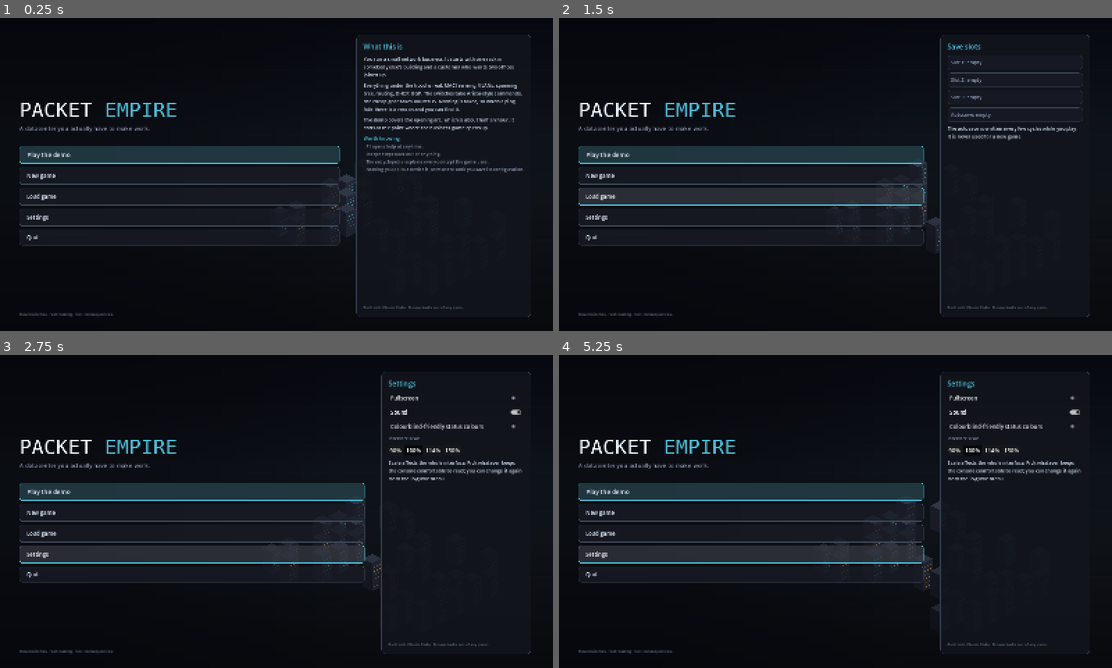
Above: before the commit, frames 1-4 (two rows, left to right).
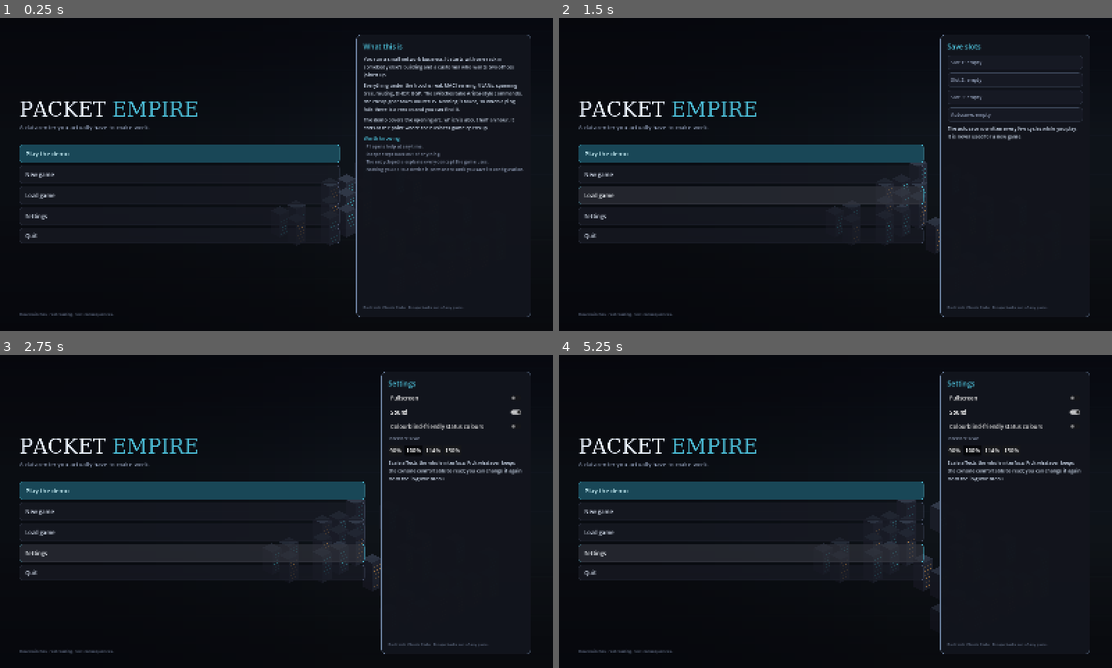
Above: after the commit, the same moments.

Repository: alukacs03/packet-empire
Game: Godot game, scene res://scenes/main.tscn
Two runs of this game, one before a commit and one after it. Both use one fixed random seed, a clock stepped at 60 frames per second and the inputs below.
Inputs:
- Up to frame 1 (0.25 s): no input
- Up to frame 2 (1.5 s): click "Load game" at 0.5 s; click "Load game" at 1.25 s
- Up to frame 3 (2.75 s): click "Settings" at 2 s
- Up to frame 4 (5.25 s): click "Play the demo" at 2.75 s; click "Play the demo" at 3.5 s; click "New game" at 4.25 s; click "Settings" at 5 s

The runs differ from the first frame. In frame 1, 3.3% of the frame differs, in the area x 3-96%, y 5-96%; in frame 2, 3.6%; in frame 3, 3.6%; in frame 4, 3.6%.

Commit message:
Add shared UI style foundation (#207)

Diff:
--- a/scripts/test_sim.gd
+++ b/scripts/test_sim.gd
@@ -73,6 +73,27 @@
 	print("---- ui smoke ----")
 	var ui := UILayer.new()
 	world.add_child(ui)
+	# shared UI foundation: every reusable button state exists and keyboard
+	# focus is visible rather than being the old transparent outline.
+	var foundation_button := Button.new()
+	UIW.style_button(foundation_button, "primary")
+	for visual_state in ["normal", "hover", "pressed", "focus", "disabled"]:
+		check(foundation_button.has_theme_stylebox_override(visual_state),
+			"ui foundation: buttons define the %s state" % visual_state)
+	var focus_box := foundation_button.get_theme_stylebox("focus") as StyleBoxFlat
+	check(focus_box != null and focus_box.border_color.a > 0.0,
+		"ui foundation: keyboard focus has a visible outline")
+	var empty_state := UIW.make_empty_state("Nothing needs attention.")
+	check(empty_state.autowrap_mode == TextServer.AUTOWRAP_WORD_SMART \
+		and empty_state.get_theme_font_size("font_size") == UIW.type_size("small"),
+		"ui foundation: empty states use shared wrapping and type tokens")
+	var shared_theme := UIW.make_theme()
+	check(shared_theme.has_stylebox("panel", "TooltipPanel") \
+		and shared_theme.has_stylebox("focus", "LineEdit"),
+		"ui foundation: tooltips and text inputs consume the shared theme")
+	foundation_button.free()
+	empty_state.free()
+	shared_theme = null
 	var r: Net.Rack = Game.racks[0]
 	var dev: Net.NDevice = null
 	for d in Game.all_devices():
--- a/scripts/title.gd
+++ b/scripts/title.gd
@@ -8,8 +8,8 @@
 signal continue_requested(slot: int)
 signal settings_requested
 
-const ACCENT := Color(0.3, 0.75, 0.85)
-const MUTED := Color(0.55, 0.6, 0.7)
+const ACCENT: Color = UIW.COLORS["accent"]
+const MUTED: Color = UIW.COLORS["muted"]
 
 var root: Control
 var menu_box: VBoxContainer
@@ -19,8 +19,7 @@
 
 func _ready() -> void:
 	layer = 90
-	_mono = SystemFont.new()
-	_mono.font_names = ["Menlo", "DejaVu Sans Mono", "Consolas", "monospace"]
+	_mono = UIW.mono_font()
 	root = Control.new()
 	root.set_anchors_preset(Control.PRESET_FULL_RECT)
 	add_child(root)
@@ -65,8 +64,7 @@
 	var right := PanelContainer.new()
 	right.custom_minimum_size = Vector2(430, 0)
 	right.size_flags_vertical = Control.SIZE_EXPAND_FILL
-	right.add_theme_stylebox_override("panel",
-		_sb(Color(0.07, 0.08, 0.11, 0.9), Color(0.2, 0.24, 0.3, 0.9), 10, 20))
+	UIW.style_panel(right, "overlay", "lg")
 	cols.add_child(right)
 	var rv := VBoxContainer.new()
 	rv.add_theme_constant_override("separation", 12)
@@ -99,20 +97,13 @@
 	return h
 
 func _lbl(text: String, size := 15, color := Color(0.85, 0.89, 0.95)) -> Label:
-	var l := Label.new()
-	l.text = text
+	var l := UIW.make_text(text)
 	l.add_theme_font_size_override("font_size", size)
 	l.add_theme_color_override("font_color", color)
 	return l
 
 func _sb(bg: Color, border: Color, radius := 6, margin := 8) -> StyleBoxFlat:
-	var s := StyleBoxFlat.new()
-	s.bg_color = bg
-	s.border_color = border
-	s.set_border_width_all(1 if border.a > 0.0 else 0)
-	s.set_corner_radius_all(radius)
-	s.set_content_margin_all(margin)
-	return s
+	return UIW.custom_box(bg, border, radius, margin)
 
 func _menu_button(text: String, sub: String, primary: bool) -> Button:
 	var b := Button.new()
@@ -121,13 +112,7 @@
 	b.custom_minimum_size = Vector2(320, 44 if sub == "" else 52)
 	b.tooltip_text = sub
 	b.add_theme_font_size_override("font_size", 18 if primary else 16)
-	var base := Color(0.14, 0.24, 0.28, 0.85) if primary else Color(0.10, 0.11, 0.15, 0.75)
-	var edge := Color(ACCENT, 0.8) if primary else Color(0.25, 0.29, 0.36, 0.9)
-	b.add_theme_stylebox_override("normal", _sb(base, edge, 8, 12))
-	b.add_theme_stylebox_override("hover", _sb(base.lightened(0.12), ACCENT, 8, 12))
-	b.add_theme_stylebox_override("pressed", _sb(base.darkened(0.15), ACCENT, 8, 12))
-	b.add_theme_stylebox_override("focus", _sb(base.lightened(0.06), ACCENT, 8, 12))
-	b.add_theme_color_override("font_color", Color(0.9, 0.94, 1.0))
+	UIW.style_button(b, "primary" if primary else "quiet")
 	b.pressed.connect(func() -> void: Sfx.play("click"))
 	return b
 
--- a/scripts/ui.gd
+++ b/scripts/ui.gd
@@ -3,11 +3,11 @@
 ## All UI: toolbar, rack view, device view (faceplate + console),
 ## interface editor, VLAN manager.
 
-const ACCENT := Color(0.3, 0.75, 0.85)
-const BG := Color(0.07, 0.08, 0.11, 0.97)
-const PANEL := Color(0.11, 0.13, 0.17)
-const DIM := Color(0.02, 0.02, 0.04, 0.72)
-const MUTED := Color(0.55, 0.6, 0.7)
+const ACCENT: Color = UIW.COLORS["accent"]
+const BG: Color = UIW.COLORS["overlay"]
+const PANEL: Color = UIW.COLORS["surface"]
+const DIM: Color = UIW.COLORS["backdrop"]
+const MUTED: Color = UIW.COLORS["muted"]
 
 var mode_btns := {}
 var rack_overlay: Control
@@ -101,8 +101,7 @@
 var mono: SystemFont
 
 func _ready() -> void:
-	mono = SystemFont.new()
-	mono.font_names = PackedStringArray(["Menlo", "Consolas", "monospace"])
+	mono = UIW.mono_font()
 	theme_res = _make_theme()
 	_build_toolbar()
 	_build_rack_overlay()
@@ -251,29 +250,10 @@
 # ---------- theme / widget helpers ----------
 
 func _make_theme() -> Theme:
-	var t := Theme.new()
-	var n := _sb(Color(0.15, 0.17, 0.22), Color(0.25, 0.28, 0.36))
-	var h := _sb(Color(0.19, 0.22, 0.29), ACCENT * Color(1, 1, 1, 0.6))
-	var p := _sb(Color(0.1, 0.22, 0.27), ACCENT)
-	for cls in ["Button", "OptionButton"]:
-		t.set_stylebox("normal", cls, n)
-		t.set_stylebox("hover", cls, h)
-		t.set_stylebox("pressed", cls, p)
-		t.set_stylebox("focus", cls, _sb(Color.TRANSPARENT, Color.TRANSPARENT))
-		t.set_color("font_color", cls, Color(0.85, 0.89, 0.95))
-		t.set_color("font_hover_color", cls, Color.WHITE)
-	t.set_stylebox("panel", "PanelContainer", _sb(PANEL, Color(0.3, 0.34, 0.44), 10, 14))
-	t.set_color("font_color", "Label", Color(0.85, 0.89, 0.95))
-	return t
+	return UIW.make_theme()
 
 func _sb(bg: Color, border: Color, radius := 6, margin := 8) -> StyleBoxFlat:
-	var s := StyleBoxFlat.new()
-	s.bg_color = bg
-	s.border_color = border
-	s.set_border_width_all(1 if border.a > 0.0 else 0)
-	s.set_corner_radius_all(radius)
-	s.set_content_margin_all(margin)
-	return s
+	return UIW.custom_box(bg, border, radius, margin)
 
 func _wrap(text: String, size := 14, color := Color(0.85, 0.89, 0.95), width := 560.0) -> Label:
 	## a label that wraps instead of pushing its container sideways
@@ -283,21 +263,17 @@
 	return l
 
 func _label(text: String, size := 15, color := Color(0.85, 0.89, 0.95)) -> Label:
-	var l := Label.new()
-	l.text = text
+	var l := UIW.make_text(text)
 	l.add_theme_font_size_override("font_size", size)
 	l.add_theme_color_override("font_color", color)
 	return l
 
 func _accent(b: Button) -> Button:
-	b.add_theme_stylebox_override("normal", _sb(Color(0.1, 0.28, 0.34), ACCENT * Color(1, 1, 1, 0.8), 6))
-	b.add_theme_stylebox_override("hover", _sb(Color(0.14, 0.36, 0.44), ACCENT, 6))
-	b.add_theme_color_override("font_color", Color(0.8, 0.97, 1.0))
-	return b
+	return UIW.style_button(b, "primary")
 
 
 func _section(text: String) -> Label:
-	return _label(text, 11, Color(0.5, 0.58, 0.72))
+	return UIW.make_section(text)
 
 func _show_overlay(o: Control) -> void:
 	Sfx.play("open")
@@ -332,7 +308,7 @@
 	center.set_anchors_preset(Control.PRESET_FULL_RECT)
 	parent.add_child(center)
 	var panel := PanelContainer.new()
-	panel.add_theme_stylebox_override("panel", _sb(BG, Color(0.32, 0.38, 0.5), 12, 20))
+	UIW.style_panel(panel, "overlay", "lg")
 	center.add_child(panel)
 	var scroll := ScrollContainer.new()
 	scroll.custom_minimum_size = Vector2(min_w, 0)
@@ -397,7 +373,7 @@
 	var bar := PanelContainer.new()
 	bar.theme = theme_res
 	bar.set_anchors_preset(Control.PRESET_TOP_WIDE)
-	var sb := _sb(Color(0.05, 0.06, 0.1, 0.92), Color.TRANSPARENT, 0, 10)
+	var sb := UIW.panel_box("hud", "sm")
 	sb.border_color = Color(0.25, 0.5, 0.6, 0.5)
 	sb.border_width_bottom = 1
 	sb.content_margin_left = 20
@@ -749,7 +725,7 @@
 	cap_out.add_theme_font_size_override("normal_font_size", 12)
 	cap_out.add_theme_color_override("default_color", Color(0.75, 0.85, 0.95))
 	var cap_bg := PanelContainer.new()
-	cap_bg.add_theme_stylebox_override("panel", _sb(Color(0.04, 0.05, 0.07), Color(0.3, 0.35, 0.45), 6, 10))
+	UIW.style_panel(cap_bg, "console", "sm")
 	cap_bg.add_child(cap_out)
 	cap_box.add_child(cap_bg)
 	cli_box = VBoxContainer.new()
@@ -762,7 +738,7 @@
 	cli_out.add_theme_font_size_override("normal_font_size", 14)
 	cli_out.add_theme_color_override("default_color", Color(0.75, 0.95, 0.8))
 	var term_bg := PanelContainer.new()
-	term_bg.add_theme_stylebox_override("panel", _sb(Color(0.03, 0.05, 0.05), Color(0.2, 0.35, 0.3), 6, 10))
+	UIW.style_panel(term_bg, "console", "sm")
 	term_bg.add_child(cli_out)
 	cli_box.add_child(term_bg)
 	var h := HBoxContainer.new()
@@ -2224,12 +2200,14 @@
 	contracts_overlay.visible = false
 
 func _chip(text: String, col: Color) -> Control:
-	var pc := PanelContainer.new()
-	pc.add_theme_stylebox_override("panel", _sb(Color(col, 0.18), Color(col, 0.75), 4, 4))
-	pc.size_flags_vertical = Control.SIZE_SHRINK_CENTER
-	var l := _label(text, 10, col.lightened(0.3))
-	pc.add_child(l)
-	return pc
+	var semantic := "info"
+	if col.r > col.g * 1.2:
+		semantic = "danger"
+	elif col.g > col.r * 1.2:
+		semantic = "success"
+	elif col.r > 0.7 and col.g > 0.5:
+		semantic = "warning"
+	return UIW.make_chip(text, semantic)
 
 func _chip_row(chip_text: String, chip_col: Color, text: String, size: int, col: Color) -> HBoxContainer:
 	var h := HBoxContainer.new()
@@ -2247,8 +2225,8 @@
 			"  %d of them are overdue." % late.size() if not late.is_empty() else ""],
 		13, Prefs.bad_colour() if not late.is_empty() else Color(0.75, 0.82, 0.9), 560))
 	if Game.invoices.is_empty():
-		contracts_box.add_child(_label("  Nothing outstanding: everything you have billed has been paid.",
-			12, MUTED))
+		contracts_box.add_child(UIW.make_empty_state(
+			"Nothing outstanding: everything you have billed has been paid."))
 	for inv: Dictionary in Game.invoices.slice(0, 8):
 		var row := HBoxContainer.new()
 		row.add_theme_constant_override("separation", 8)
@@ -2700,12 +2678,13 @@
 			14, Color(0.7, 0.75, 0.85), 560))
 	contracts_box.add_child(_section("PIPELINE"))
 	if Game.leads.is_empty():
-		contracts_box.add_child(_wrap("  Nothing in the pipeline. Bigger work arrives through people talking about you, so reputation, references and marketing all feed this.",
-			12, MUTED, 560))
+		var pipeline_empty := UIW.make_empty_state(
+			"Nothing in the pipeline. Bigger work arrives through people talking about you, so reputation, references and marketing all feed this.")
+		pipeline_empty.custom_minimum_size.x = 560
+		contracts_box.add_child(pipeline_empty)
 	for lead: Dictionary in Game.leads.duplicate():
 		var card := PanelContainer.new()
-		card.add_theme_stylebox_override("panel",
-			_sb(Color(0.10, 0.13, 0.12), Color(0.4, 0.7, 0.55, 0.55), 8, 12))
+		UIW.style_panel(card, "positive", "md")
 		contracts_box.add_child(card)
 		var lv := VBoxContainer.new()
 		lv.add_theme_constant_override("separation", 6)
--- a/scripts/ui_widgets.gd
+++ b/scripts/ui_widgets.gd
@@ -1,6 +1,172 @@
 class_name UIW
-## Custom-drawn hardware widgets: rack U-slots that look like rack units,
-## and a device faceplate that looks like real front-panel gear.
+## Shared UI foundation plus custom-drawn hardware widgets. New screens should
+## consume the named tokens and helpers here rather than copy colours/styles.
+
+const COLORS := {
+	"accent": Color(0.3, 0.75, 0.85),
+	"accent_soft": Color(0.16, 0.34, 0.40),
+	"backdrop": Color(0.02, 0.02, 0.04, 0.72),
+	"overlay": Color(0.07, 0.08, 0.11, 0.97),
+	"surface": Color(0.11, 0.13, 0.17),
+	"surface_raised": Color(0.15, 0.17, 0.22),
+	"surface_hover": Color(0.19, 0.22, 0.29),
+	"console": Color(0.04, 0.05, 0.07),
+	"border": Color(0.30, 0.34, 0.44),
+	"border_strong": Color(0.42, 0.50, 0.62),
+	"focus": Color(0.55, 0.90, 1.0),
+	"text": Color(0.85, 0.89, 0.95),
+	"text_strong": Color(0.96, 0.98, 1.0),
+	"muted": Color(0.55, 0.60, 0.70),
+	"subtle": Color(0.42, 0.48, 0.60),
+	"success": Color(0.50, 0.92, 0.62),
+	"warning": Color(1.0, 0.78, 0.42),
+	"danger": Color(0.98, 0.43, 0.38),
+	"info": Color(0.58, 0.78, 0.94),
+}
+
+const SPACING := {"xs": 4, "sm": 8, "md": 12, "lg": 20, "xl": 28}
+const TYPE_SCALE := {"caption": 11, "small": 12, "body": 14, "body_large": 15,
+	"heading": 17, "title": 20, "display": 28}
+const RADII := {"sm": 4, "md": 7, "lg": 11}
+
+static func colour(token: String) -> Color:
+	return COLORS.get(token, COLORS["text"])
+
+static func space(token: String) -> int:
+	return int(SPACING.get(token, SPACING["md"]))
+
+static func type_size(token: String) -> int:
+	return int(TYPE_SCALE.get(token, TYPE_SCALE["body"]))
+
+static func radius(token: String) -> int:
+	return int(RADII.get(token, RADII["md"]))
+
+static func custom_box(bg: Color, border: Color, corner := 7, padding := 8) -> StyleBoxFlat:
+	var style := StyleBoxFlat.new()
+	style.bg_color = bg
+	style.border_color = border
+	style.set_border_width_all(1 if border.a > 0.0 else 0)
+	style.set_corner_radius_all(corner)
+	style.set_content_margin_all(padding)
+	return style
+
+static func panel_box(variant := "surface", padding := "md") -> StyleBoxFlat:
+	var bg := colour("surface")
+	var edge := colour("border")
+	var rounding := radius("md")
+	match variant:
+		"overlay":
+			bg = colour("overlay")
+			edge = colour("border_strong")
+			rounding = radius("lg")
+		"hud":
+			bg = Color(0.05, 0.06, 0.10, 0.94)
+			edge = Color(colour("accent"), 0.45)
+			rounding = 0
+		"console":
+			bg = colour("console")
+			edge = Color(colour("border_strong"), 0.8)
+		"positive":
+			bg = Color(0.10, 0.15, 0.13)
+			edge = Color(colour("success"), 0.55)
+		"warning":
+			bg = Color(0.18, 0.14, 0.08)
+			edge = Color(colour("warning"), 0.7)
+		"danger":
+			bg = Color(0.19, 0.09, 0.09)
+			edge = Color(colour("danger"), 0.75)
+	return custom_box(bg, edge, rounding, space(padding))
+
+static func style_panel(panel: PanelContainer, variant := "surface", padding := "md") -> PanelContainer:
+	panel.add_theme_stylebox_override("panel", panel_box(variant, padding))
+	return panel
+
+static func _button_palette(variant: String) -> Dictionary:
+	match variant:
+		"primary":
+			return {"base": Color(0.10, 0.28, 0.34), "edge": Color(colour("accent"), 0.85),
+				"text": Color(0.82, 0.97, 1.0)}
+		"danger":
+			return {"base": Color(0.24, 0.10, 0.10), "edge": Color(colour("danger"), 0.8),
+				"text": Color(1.0, 0.82, 0.80)}
+		"quiet":
+			return {"base": Color(0.10, 0.11, 0.15, 0.65), "edge": Color(colour("border"), 0.65),
+				"text": colour("text")}
+	return {"base": colour("surface_raised"), "edge": colour("border"), "text": colour("text")}
+
+static func style_button(button: Button, variant := "default") -> Button:
+	var palette := _button_palette(variant)
+	var base: Color = palette["base"]
+	var edge: Color = palette["edge"]
+	button.add_theme_stylebox_override("normal", custom_box(base, edge, radius("md"), space("sm")))
+	button.add_theme_stylebox_override("hover", custom_box(base.lightened(0.10),
+		colour("accent"), radius("md"), space("sm")))
+	button.add_theme_stylebox_override("pressed", custom_box(base.darkened(0.15),
+		colour("accent"), radius("md"), space("sm")))
+	button.add_theme_stylebox_override("focus", custom_box(base.lightened(0.04),
+		colour("focus"), radius("md"), space("sm")))
+	button.add_theme_stylebox_override("disabled", custom_box(base.darkened(0.18),
+		Color(edge, 0.35), radius("md"), space("sm")))
+	button.add_theme_color_override("font_color", palette["text"])
+	button.add_theme_color_override("font_hover_color", colour("text_strong"))
+	button.add_theme_color_override("font_pressed_color", colour("text_strong"))
+	button.add_theme_color_override("font_focus_color", colour("text_strong"))
+	button.add_theme_color_override("font_disabled_color", Color(colour("muted"), 0.55))
+	return button
+
+static func make_text(text: String, role := "body", semantic := "text") -> Label:
+	var label := Label.new()
+	label.text = text
+	label.add_theme_font_size_override("font_size", type_size(role))
+	label.add_theme_color_override("font_color", colour(semantic))
+	return label
+
+static func make_section(text: String) -> Label:
+	var label := make_text(text, "caption", "muted")
+	label.text = text.to_upper()
+	return label
+
+static func make_empty_state(text: String) -> Label:
+	var label := make_text(text, "small", "muted")
+	label.autowrap_mode = TextServer.AUTOWRAP_WORD_SMART
+	label.custom_minimum_size = Vector2(0, 32)
+	label.vertical_alignment = VERTICAL_ALIGNMENT_CENTER
+	return label
+
+static func make_chip(text: String, semantic := "info") -> PanelContainer:
+	var col := colour(semantic)
+	var chip := PanelContainer.new()
+	chip.add_theme_stylebox_override("panel", custom_box(Color(col, 0.16), Color(col, 0.72),
+		radius("sm"), space("xs")))
+	chip.size_flags_vertical = Control.SIZE_SHRINK_CENTER
+	var label := make_text(text, "caption", semantic)
+	label.add_theme_color_override("font_color", col.lightened(0.25))
+	chip.add_child(label)
+	return chip
+
+static func make_theme() -> Theme:
+	var theme := Theme.new()
+	var prototype := Button.new()
+	style_button(prototype)
+	for cls in ["Button", "OptionButton"]:
+		for state in ["normal", "hover", "pressed", "focus", "disabled"]:
+			theme.set_stylebox(state, cls, prototype.get_theme_stylebox(state))
+		for state in ["font_color", "font_hover_color", "font_pressed_color",
+				"font_focus_color", "font_disabled_color"]:
+			theme.set_color(state, cls, prototype.get_theme_color(state))
+	theme.set_stylebox("panel", "PanelContainer", panel_box())
+	theme.set_color("font_color", "Label", colour("text"))
+	theme.set_stylebox("normal", "LineEdit", panel_box("console", "sm"))
+	theme.set_stylebox("focus", "LineEdit", custom_box(colour("console"), colour("focus"),
+		radius("md"), space("sm")))
+	theme.set_color("font_color", "LineEdit", colour("text"))
+	theme.set_color("font_placeholder_color", "LineEdit", Color(colour("muted"), 0.7))
+	theme.set_stylebox("panel", "TooltipPanel", panel_box("overlay", "sm"))
+	theme.set_color("font_color", "TooltipLabel", colour("text_strong"))
+	# This prototype is never added to the scene tree, so queue_free() would
+	# leave it waiting forever and leak its theme resources at shutdown.
+	prototype.free()
+	return theme
 
 const TYPE_COLORS := {
 	"switch": Color(0.2, 0.7, 0.75),
Not shown, added: docs/UI_STYLE.md
